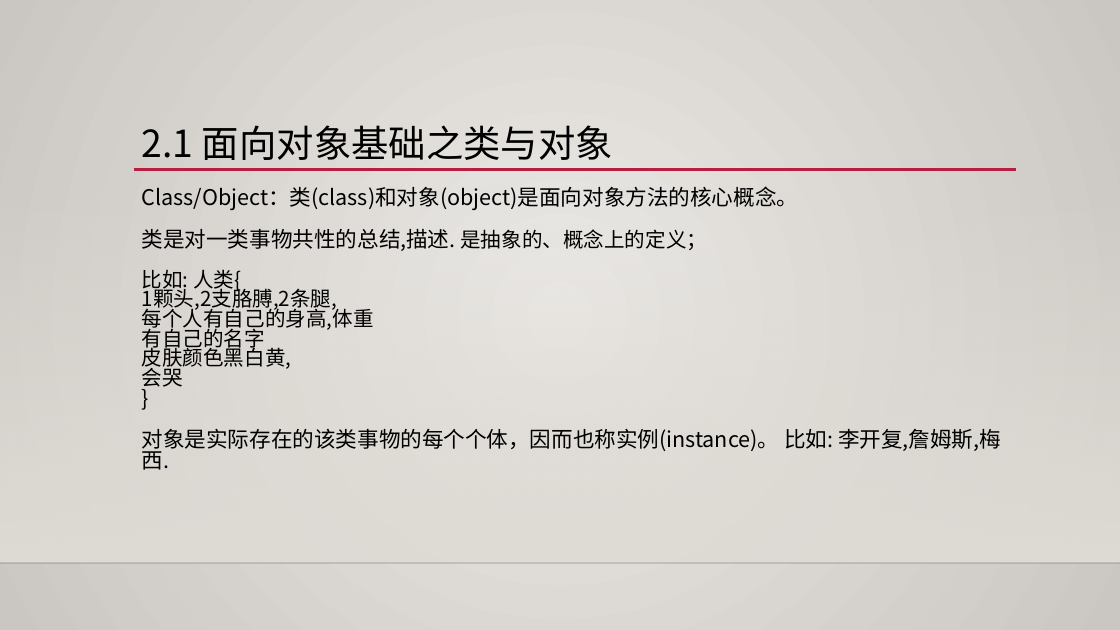
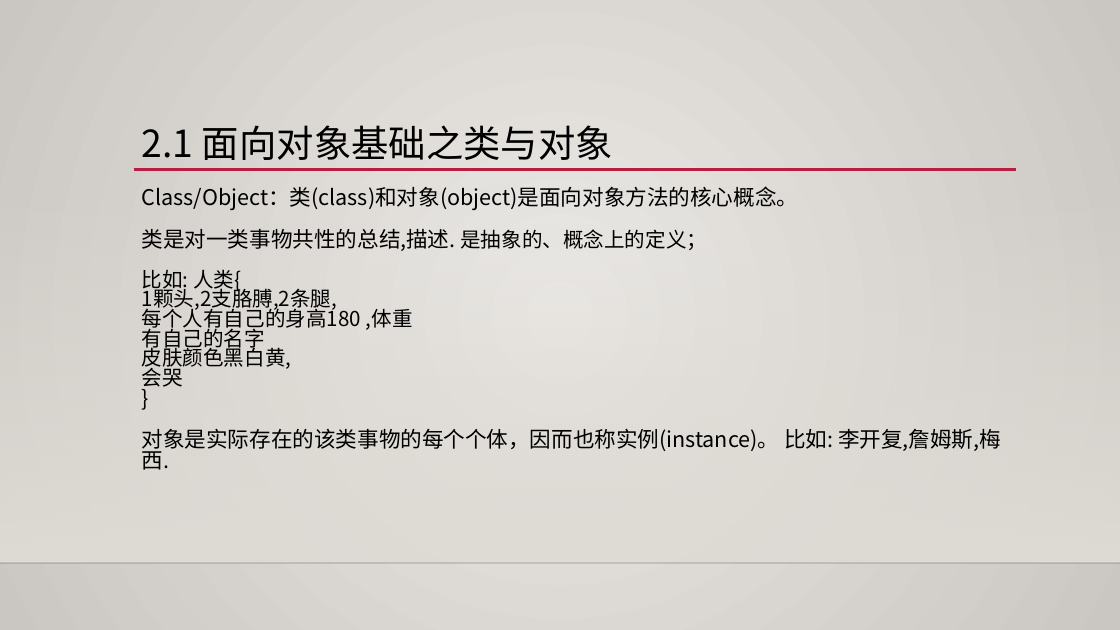
Before and after one commit to dougaoyang/phplearning, a slide deck: slide 5 of 学习资料/php面向对象.pptx. Drawn at 1120x630 pixels with LibreOffice and Linux fonts; fonts in the diff are those of the drawing; background and template pictures are left out. Boxes give left, top, right and bottom in pixels: in the first picture for what was removed or moved away, otherwise in the second. Text is boxed around its words. In the diff, an @@ line names an element or a change of style, - is before the commit and + after.

Commit message:
面向对象

```diff
--- a/学习资料/php面向对象.pptx
+++ b/学习资料/php面向对象.pptx
@@ text at (142,306,413,332): text changed @@
-每个人有自己的身高,体重
+每个人有自己的身高180 ,体重
```
Also in this commit, not shown: 1 other slide changed, 11 other files.
